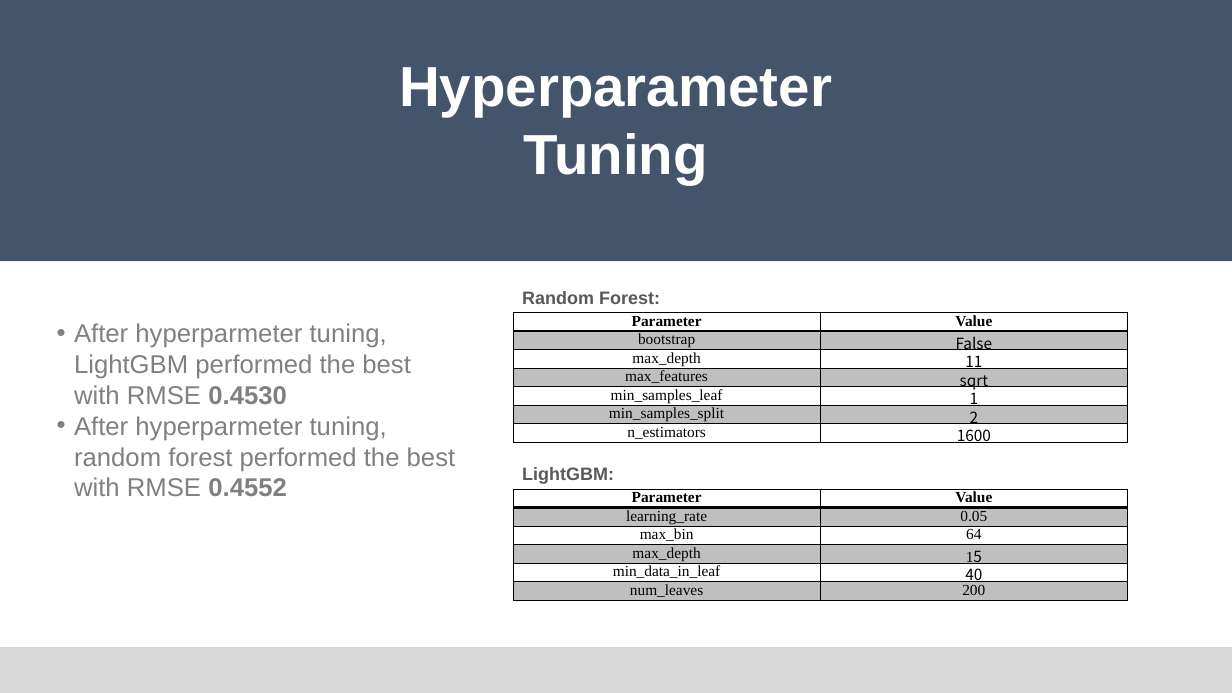
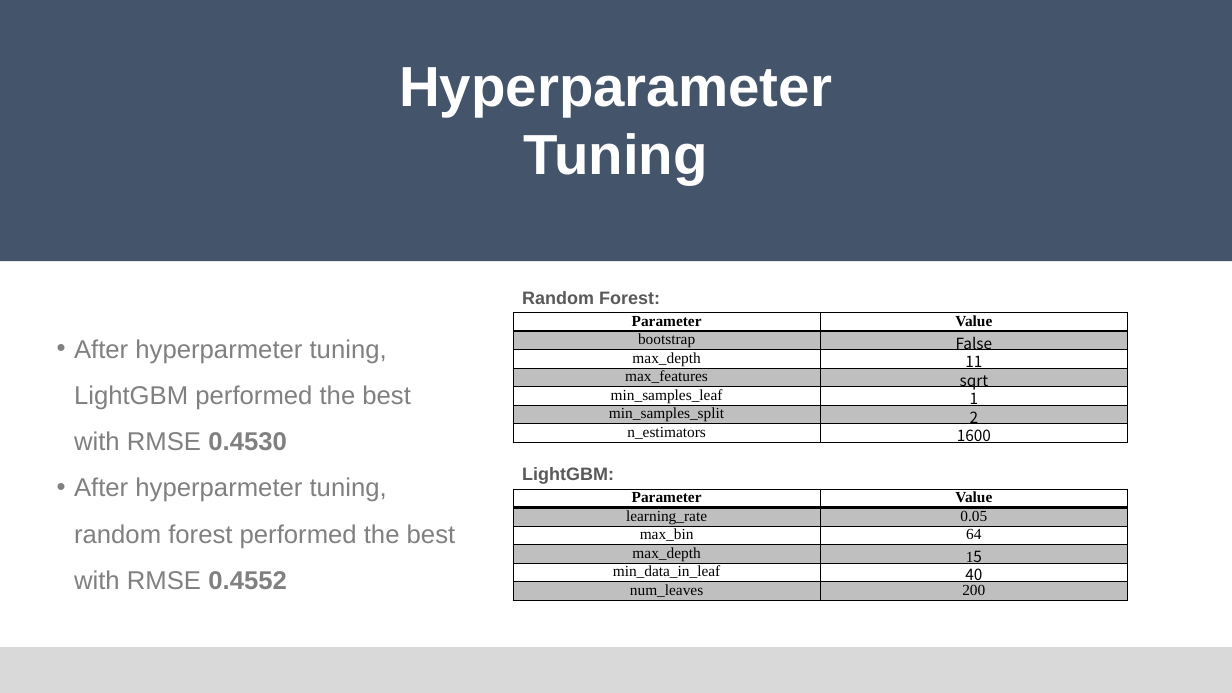
Before and after one commit to Edwardkang1004/Springboard, a slide deck: slide 11 of Capstone Project 2/Capstone Project 2.pptx. Drawn at 1232x693 pixels with LibreOffice and Linux fonts; fonts in the diff are those of the drawing. Boxes give left, top, right and bottom in pixels: in the first picture for what was removed or moved away, otherwise in the second. Text is boxed around its words. In the diff, an @@ line names an element or a change of style, - is before the commit and + after.

```diff
--- a/Capstone Project 2/Capstone Project 2.pptx
+++ b/Capstone Project 2/Capstone Project 2.pptx
@@ text "After hyperparmeter tuning, LightGBM performed ..." at (x1=74, y1=339, x2=456, y2=589): line spacing 1 to 1.5 @@
```
Also in this commit, not shown: 7 other slides changed, 1 slide added, 1 slide removed, 1 other file.
